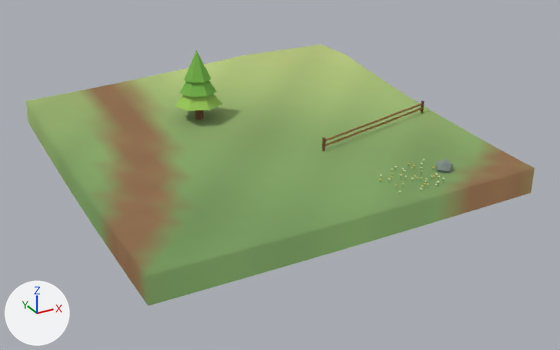
One commit to the glTF model client/public/models/chunks/0_-2.glb: the scene before it, then after it.
The view is the same before and after, from a 50 mm camera at (-11.7, -7.0, 23.0) aimed at (15.6, 42.5, -1.8). Every picture has the same lights, and +X, +Y and +Z are marked at lower left. The picture after the commit comes second. Vertices at exactly the same position are counted once.

Names of what the first picture shows: 'scenery', 'terrain'.
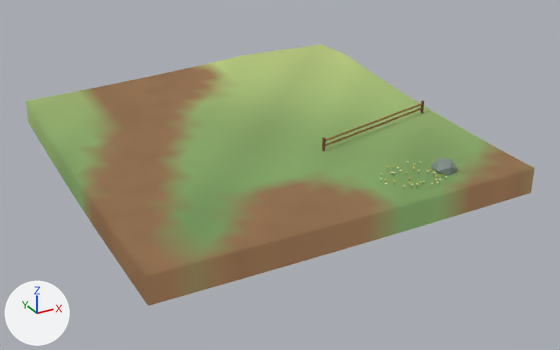
The change, as JSON lines over the scene's bpy script:
```json
{"block": "me_terrain", "where": "me_terrain.from_pydata(...)  # 521 vertices, 960 faces; spans x 0.0..30.0, y 30.0..60.0, z -1.9..3.2"}
{"block": "me_terrain", "where": "# used by ob_terrain; location = (0.0, 0.0, 0.0)"}
{"block": "me_terrain", "change": "me_terrain part 1: 132 faces centred in x 0.0..16.0, y 30.0..60.0, z -1.3..2.6 are repainted in the vertex colours; the middle colour goes from green #7ea362 to brown #926f4c"}
{"block": "me_terrain", "change": "me_terrain part 2: 69 faces centred in x 0.0..17.5, y 30.0..60.0, z -1.1..2.7 are repainted in the vertex colours; the middle colour goes from green #86a765 to green #8c985e"}
{"block": "me_terrain", "change": "me_terrain part 3: 47 faces centred in x 0.5..17.0, y 30.5..60.0, z 0.1..2.7 are repainted in the vertex colours; the middle colour goes from green #8ba866 to brown #92764f"}
{"block": "me_terrain", "change": "me_terrain part 4: 45 faces centred in x 0.0..8.0, y 32.0..57.5, z -1.2..1.9 are repainted in the vertex colours; the middle colour goes from brown #90704d to brown #94704d"}
{"block": "me_terrain", "change": "me_terrain part 5: 39 faces centred in x 0.0..8.5, y 30.5..60.0, z -1.3..2.1 are repainted in the vertex colours; the middle colour goes from yellow #8f965b to brown #926f4c"}
{"block": "me_scenery", "where": "# used by ob_scenery; location = (0.0, 0.0, 0.0)"}
{"op": "remove", "block": "me_scenery", "code": "me_scenery.from_pydata(...)  # 1195 vertices, 1930 faces; spans x 10.0..29.1, y 31.0..51.8, z 0.2..7.1"}
{"op": "add", "block": "me_scenery", "code": "me_scenery.from_pydata(...)  # 1132 vertices, 1828 faces; spans x 17.9..29.1, y 31.1..42.1, z 0.1..2.4"}
{"block": "me_scenery", "change": "me_scenery part 6: the loose piece of 12 vertices spanning x 23.3..24.7, y 32.3..33.7, z 0.2..1.2 is turned 125.1 degrees about the z axis through its middle and scaled by 1.3"}
{"block": "me_scenery", "change": "me_scenery part 7: 77 loose pieces with 763 vertices, spanning x 10.0..23.5, y 31.0..51.8, z 0.3..7.1, are deleted"}
{"block": "me_scenery", "change": "me_scenery part 8: 4 vertices moved within x 20.0..22.2, y 33.9..34.7, z 0.5..0.8; 51 vertices removed from x 18.8..22.7, y 31.8..34.7, z 0.5..0.8; 727 vertices added at x 18.8..23.5, y 31.2..35.0, z 0.4..0.8"}
{"block": "me_scenery", "change": "other edits to the shape of me_scenery do not show in these pictures"}
```

Pixel boxes [x1, y1, x2, y2] of what changed, in the pictures (560 x 350 px; the box of a moved part takes in the faces that stretch with it):
```json
{"object": "scenery", "change": "reshaped", "before": [175, 50, 453, 194], "after": [322, 101, 457, 188], "on screen": "51% narrower, 39% shorter"}
{"part": 1, "of": "me_terrain", "change": "recoloured", "before": [86, 68, 384, 306], "after": [86, 68, 384, 306], "on screen": "green to brown"}
{"part": 2, "of": "me_terrain", "change": "recoloured", "before": [78, 62, 395, 243], "after": [78, 62, 395, 243]}
{"part": 3, "of": "me_terrain", "change": "recoloured", "before": [78, 68, 395, 263], "after": [78, 68, 395, 263]}
{"part": 4, "of": "me_terrain", "change": "edited", "before": [106, 91, 167, 292], "after": [106, 91, 167, 292], "on screen": "looks the same"}
{"part": 5, "of": "me_terrain", "change": "recoloured", "before": [99, 82, 176, 305], "after": [99, 82, 176, 305]}
{"part": 6, "of": "me_scenery", "change": "moved or reshaped", "before": [436, 159, 453, 173], "after": [431, 158, 457, 175]}
{"part": 7, "of": "me_scenery", "change": "deleted", "before": [175, 50, 445, 194]}
{"part": 8, "of": "me_scenery", "change": "built on", "after": [380, 163, 446, 188]}
```
